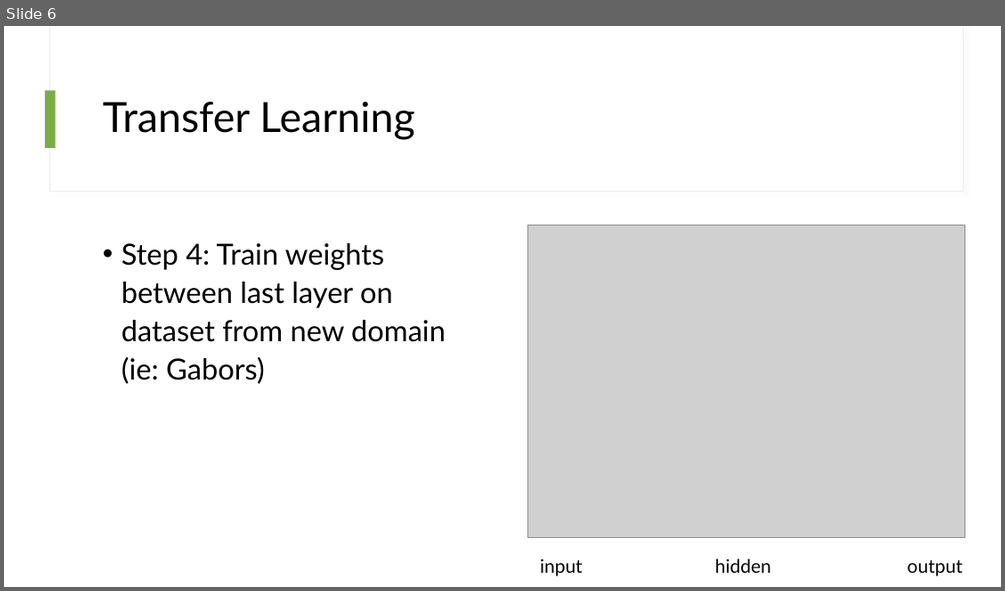
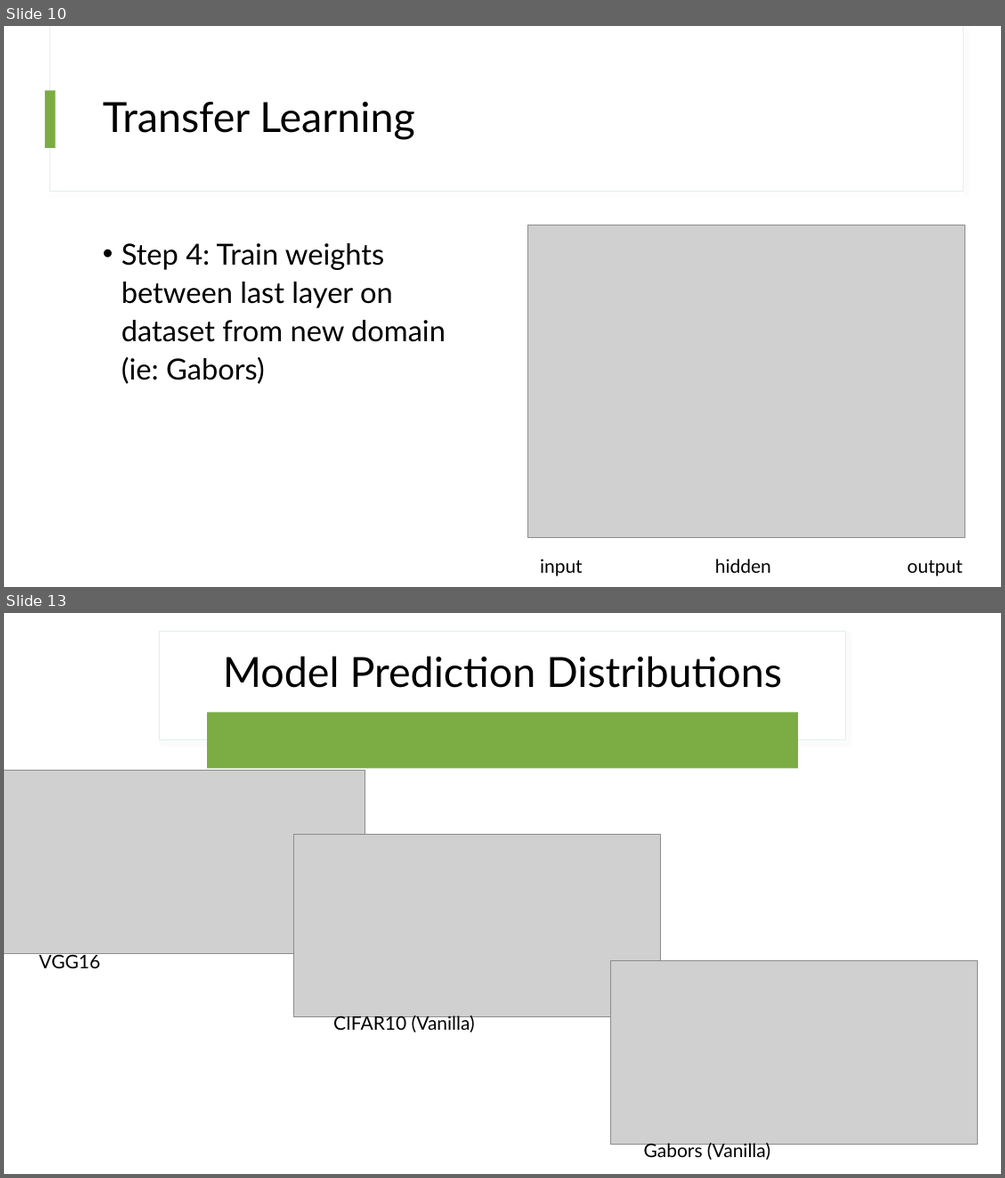
Before and after one commit to thor4/neuralnets, a slide deck: projects/1-CNN/presentations/Confidence Bias in Humans & Neural Networks.pptx. Shown one above the other, each under a label of ours: slide 6 before the commit, slides 10 and 13 after it; the slides between them are not shown. The pictures are 1005x591 and 1005x1178 pixels, drawn with LibreOffice and Linux fonts; fonts in the diff are those of the drawing; grey boxes stand for pictures. Boxes give left, top, right and bottom in pixels: in the first picture for what was removed or moved away, otherwise in the second. Text is boxed around its words. In the diff, an @@ line names an element or a change of style, - is before the commit and + after.

```diff
--- a/projects/1-CNN/presentations/Confidence Bias in Humans & Neural Networks.pptx
+++ b/projects/1-CNN/presentations/Confidence Bias in Humans & Neural Networks.pptx
@@ slide 13 added at box(4, 613, 1001, 1174), background #FFFFFF; not listed: 2 template elements that a slide beside it also shows @@
@@ rectangle added at box(4, 613, 1001, 1174), fill #FFFFFF @@
@@ rectangle added at box(160, 631, 845, 740), fill #FFFFFF, outline #E3EFEE 1 pt @@
@@ title added at box(223, 656, 782, 688), 40 pt, text #000000 @@
+Model Prediction Distributions
@@ rounded rectangle added at box(208, 712, 798, 768), fill #7BAD44 @@
@@ picture added at box(4, 770, 365, 953) @@
@@ picture added at box(293, 834, 660, 1017) @@
@@ text added at box(39, 952, 100, 968), 18 pt, text #000000 @@
+VGG16
@@ picture added at box(611, 961, 978, 1144) @@
@@ text added at box(333, 1013, 475, 1032), 18 pt, text #000000 @@
+CIFAR10 (Vanilla)
@@ text added at box(644, 1141, 770, 1159), 18 pt, text #000000 @@
+Gabors (Vanilla)
@@ what was slide 6 is now slide 10 @@
```
Also in this commit, not shown: 3 slides changed, 10 other slides added.
